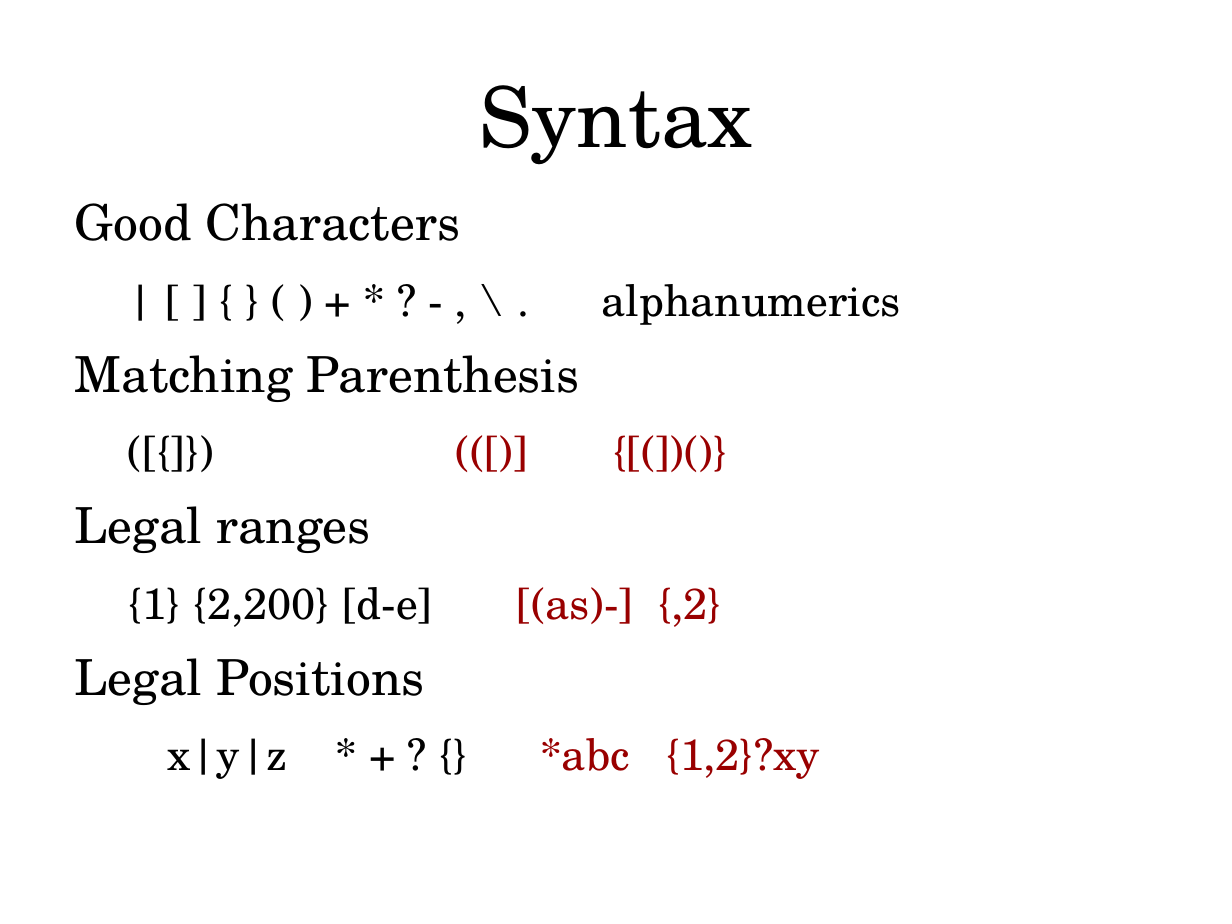
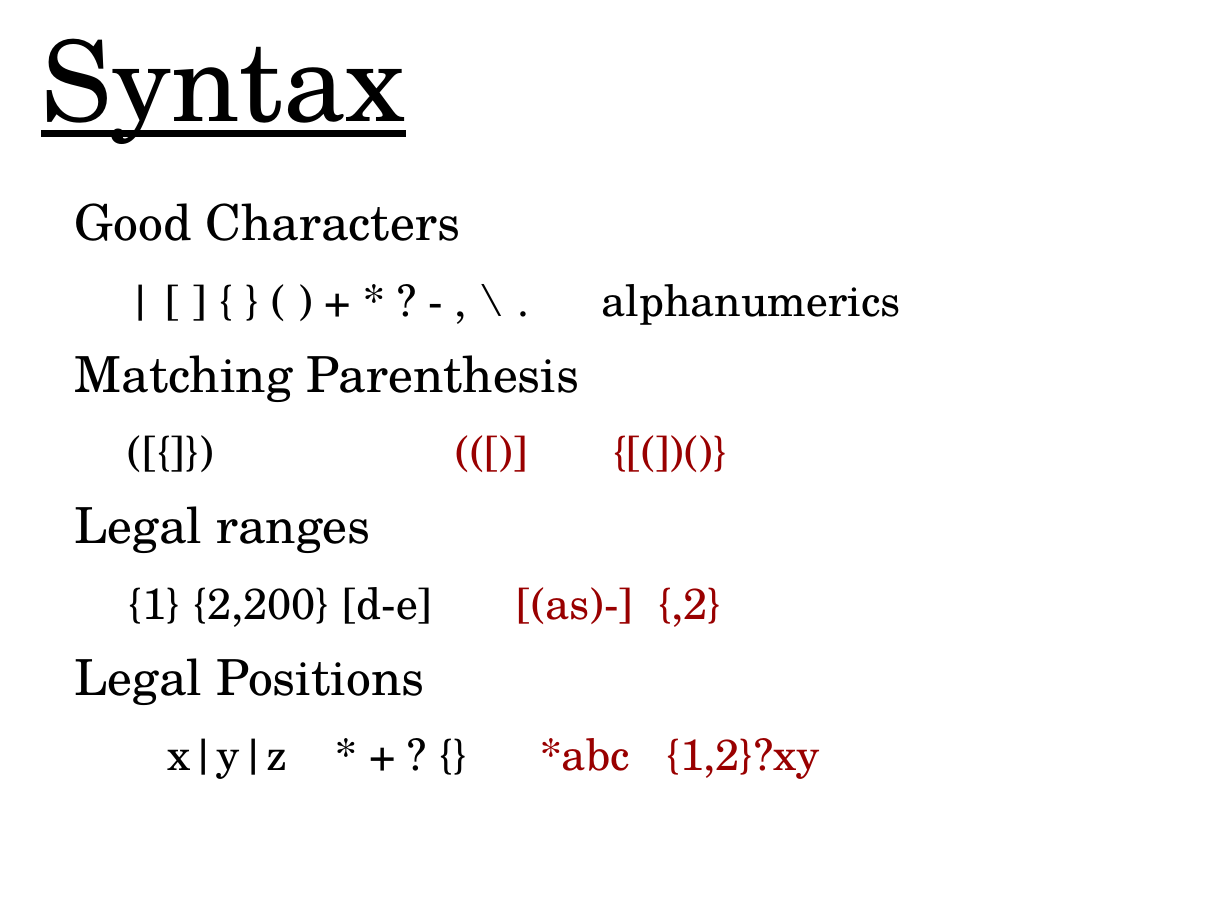
Before and after one commit to george-miller/regex, a slide deck: slide 3 of documents/presentation.odp. Drawn at 1232x924 pixels with LibreOffice and Linux fonts; fonts in the diff are those of the drawing. Boxes give left, top, right and bottom in pixels: in the first picture for what was removed or moved away, otherwise in the second. Text is boxed around its words. In the diff, an @@ line names an element or a change of style, - is before the commit and + after.

Commit message:
Done with presentation, formalizing formatting on report

```diff
--- a/documents/presentation.odp
+++ b/documents/presentation.odp
@@ title "Syntax": place and size @@
-title "Syntax" at box(479, 85, 753, 165)
+title "Syntax" at box(41, 38, 406, 144)
@@ title "Syntax" at box(41, 38, 406, 144): size 54 to 72 pt, underline on @@
```
Also in this commit, not shown: 4 other slides changed, 2 other files.
